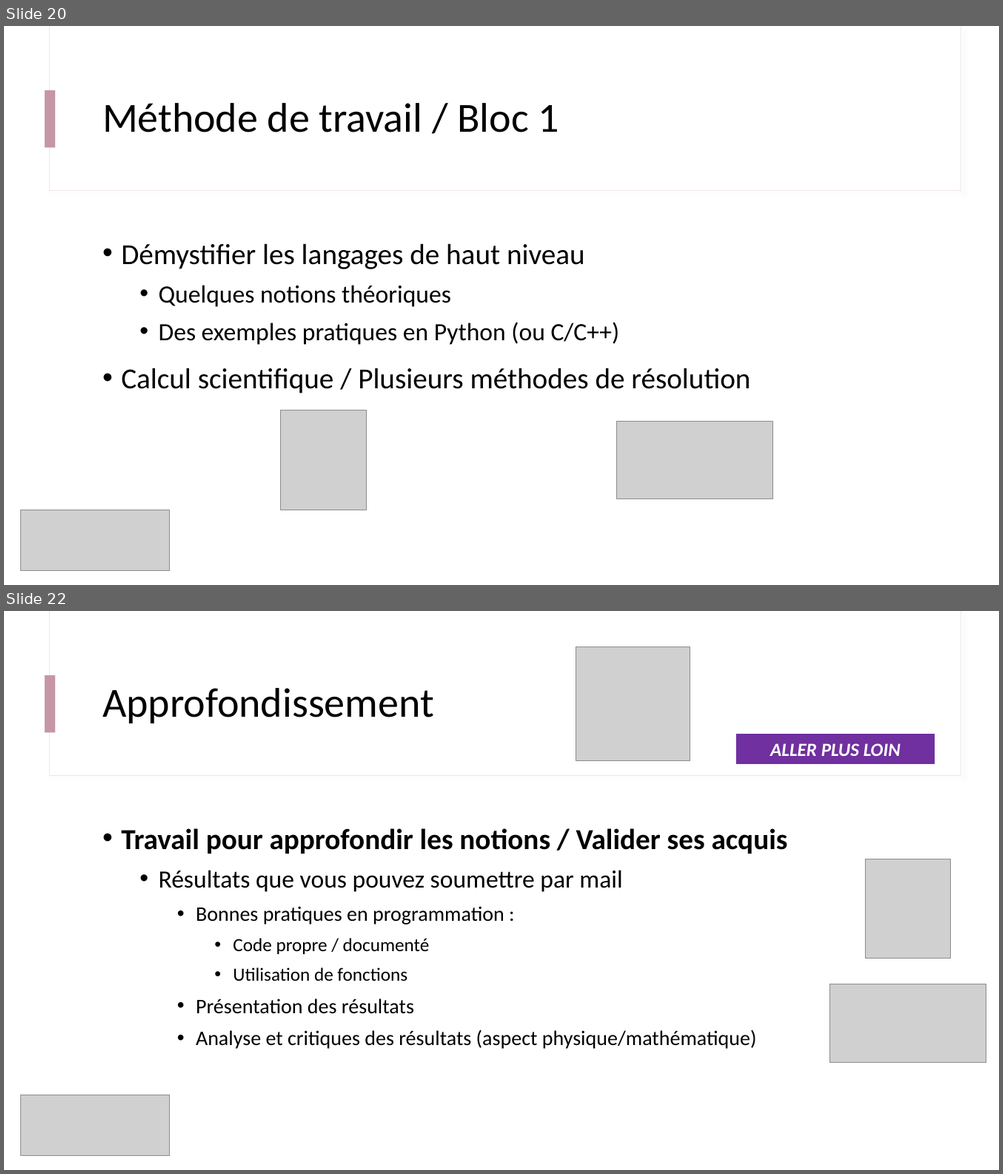
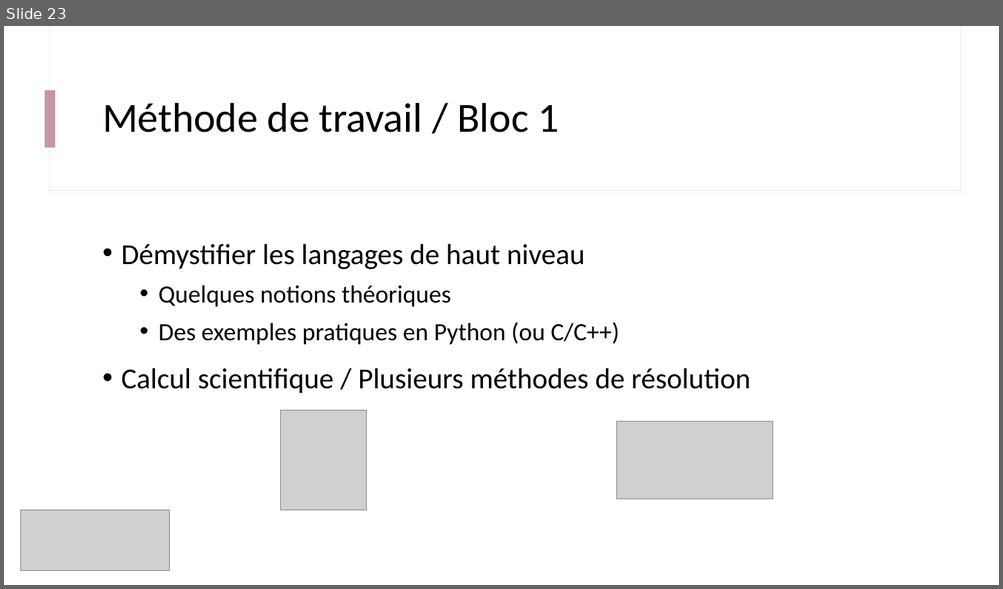
Before and after one commit to IOGS-Digital-Methods/semester-5, a slide deck: ONIP/onip_b0_intro/B0_0_Outils_Methodes.pptx. Shown one above the other, each under a label of ours: slides 20 and 22 before the commit, slide 23 after it; the slides between them are not shown. The pictures are 1003x1174 and 1003x589 pixels, drawn with LibreOffice and Linux fonts; fonts in the diff are those of the drawing; grey boxes stand for pictures. Boxes give left, top, right and bottom in pixels: in the first picture for what was removed or moved away, otherwise in the second. Text is boxed around its words. In the diff, an @@ line names an element or a change of style, - is before the commit and + after.

```diff
--- a/ONIP/onip_b0_intro/B0_0_Outils_Methodes.pptx
+++ b/ONIP/onip_b0_intro/B0_0_Outils_Methodes.pptx
@@ slide 22 removed at (4,611,999,1170), background #FFFFFF; not listed: 3 template elements that a slide beside it also shows @@
@@ picture removed at (575,647,690,761) @@
@@ title removed at (102,688,434,723) @@
-Approfondissement
@@ rectangle removed at (736,734,934,764) @@
-ALLER PLUS LOIN
@@ text removed at (121,829,788,1049) @@
-• Travail pour approfondir les notions / Valider ses acquis
-  • Résultats que vous pouvez soumettre par mail
-    • Bonnes pratiques en programmation :
-      • Code propre / documenté
-      • Utilisation de fonctions
-    • Présentation des résultats
-    • Analyse et critiques des résultats (aspect physique/mathématique)
@@ picture removed at (865,860,950,959) @@
@@ picture removed at (830,985,986,1063) @@
@@ picture removed at (20,1095,170,1156) @@
@@ what was slide 20 is now slide 23 @@
```
Also in this commit, not shown: 3 slides changed, 3 slides added, 1 other slide removed, 4 other files.
